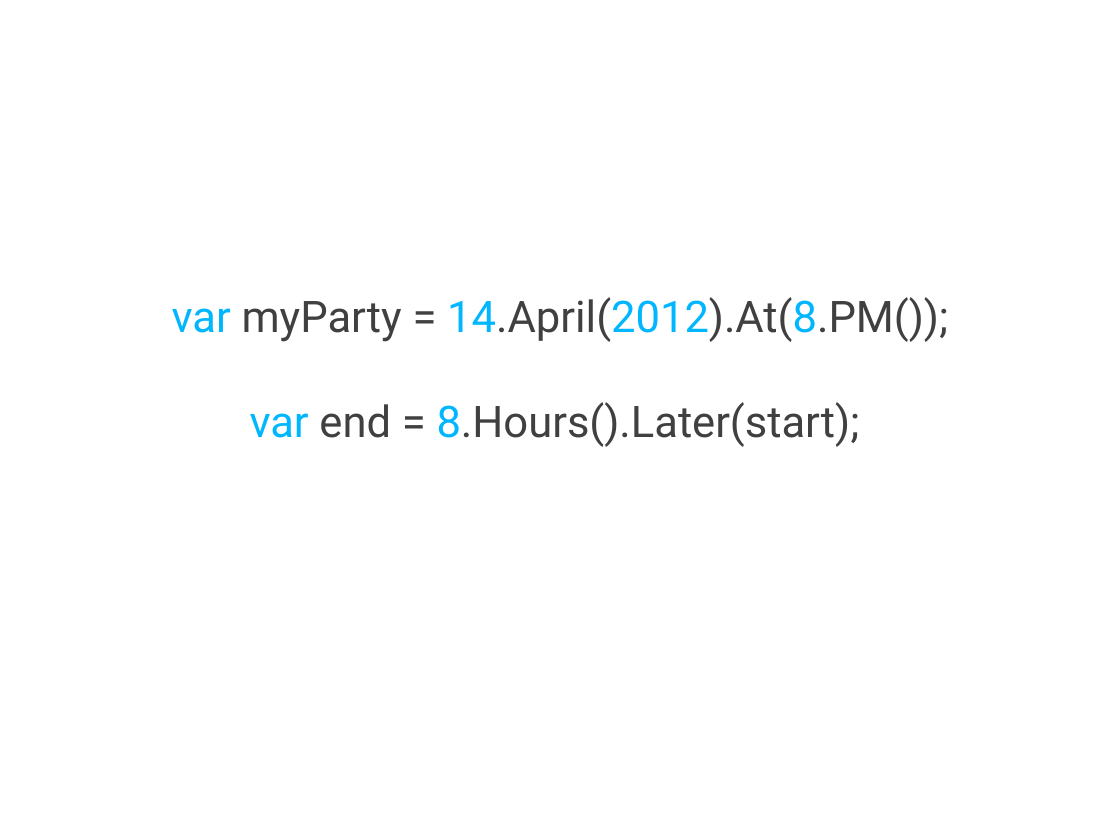
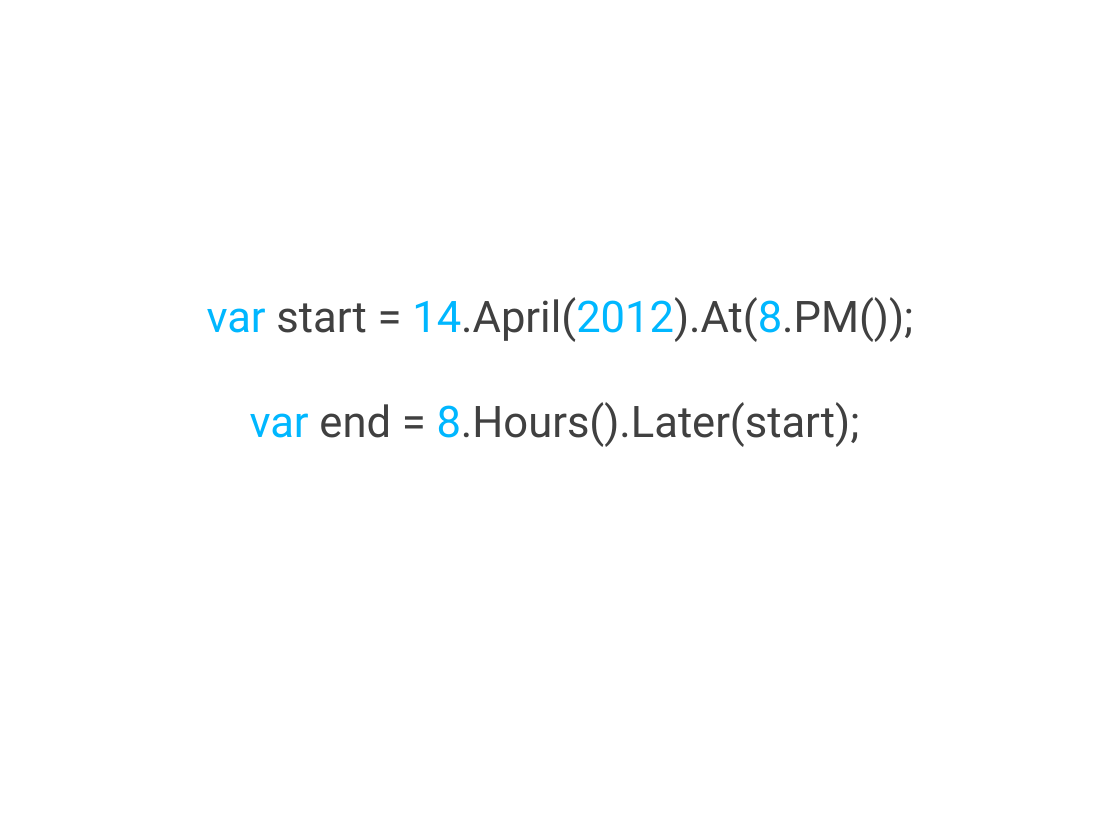
Before and after one commit to cessor/empathiccode, a slide deck: slide 55 of EmpathicCode.pptx (slide 50 before the commit). Drawn at 1120x840 pixels with LibreOffice and Linux fonts; fonts in the diff are those of the drawing. Boxes give left, top, right and bottom in pixels: in the first picture for what was removed or moved away, otherwise in the second. Text is boxed around its words. In the diff, an @@ line names an element or a change of style, - is before the commit and + after.

```diff
--- a/EmpathicCode.pptx
+++ b/EmpathicCode.pptx
@@ title at <box>207,297,913,447</box>: text changed @@
-var myParty = 14.April(2012).At(8.PM());
-var end = 8.Hours().Later(start);
+var start = 14.April(2012).At(8.PM());
+var end = 8.Hours().Later(start);
```
Also in this commit, not shown: 8 other slides changed, 17 slides added, 1 slide removed, 1 other file.
